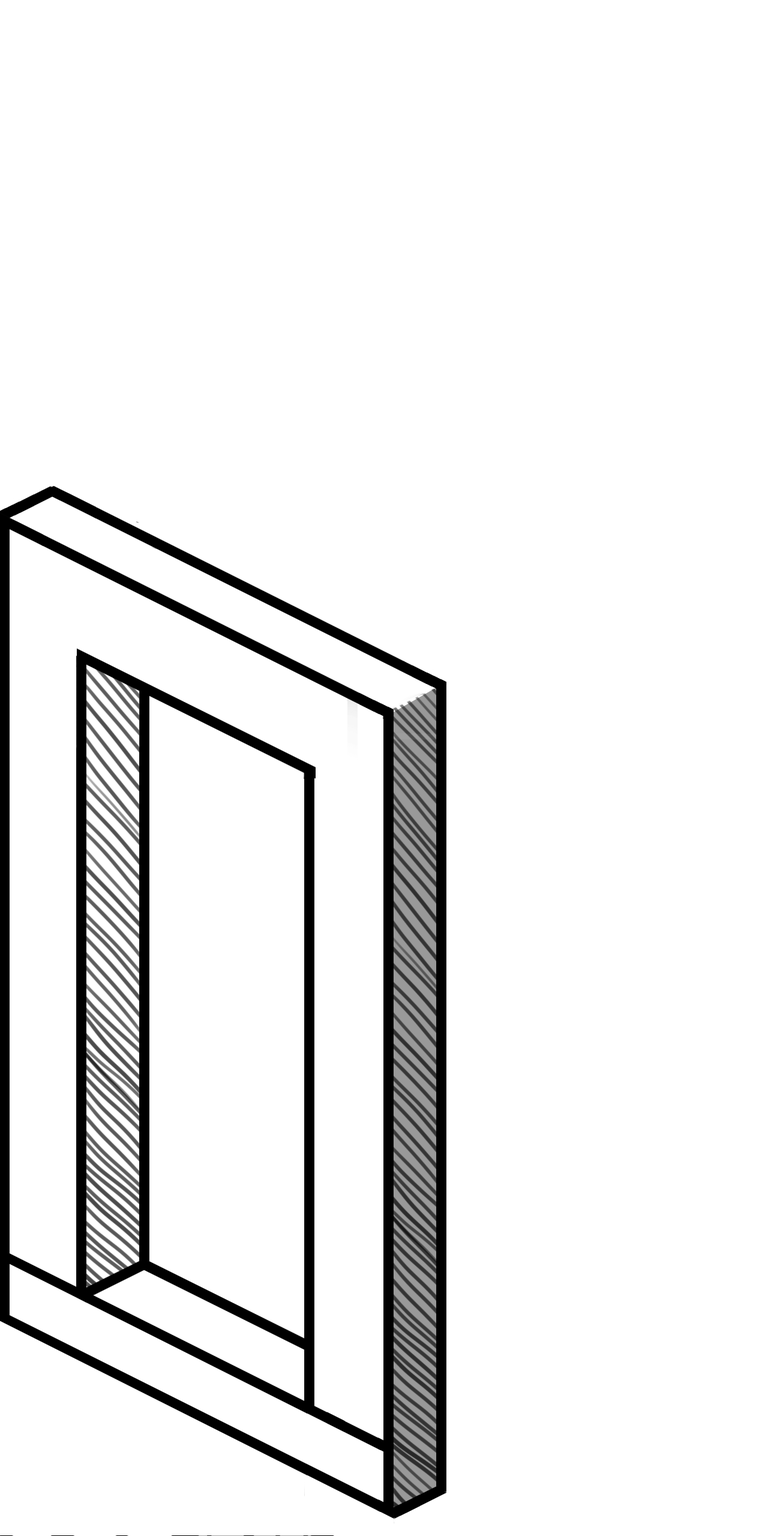
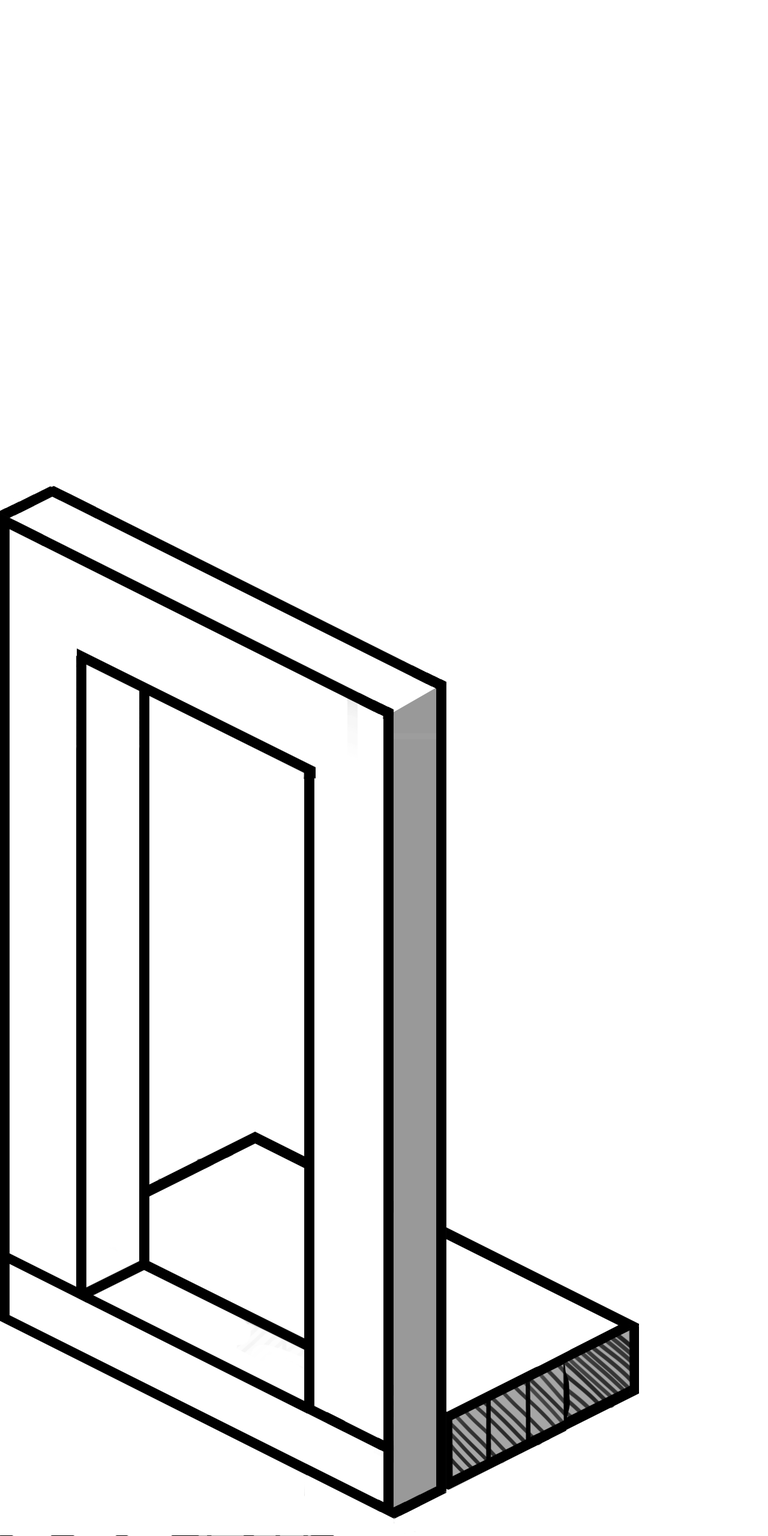
Layer changes from the first 768 x 1536 image to the second:
hid "Layer 12 copy", painted on it over 86, 521, 437, 1508
removed layer "Layer 12" over 149, 546, 437, 1508
showed group "Step1 Left" (1 layers) over 86, 1131, 639, 1534
painted on "Layer 11" over 86, 1143, 630, 1413
